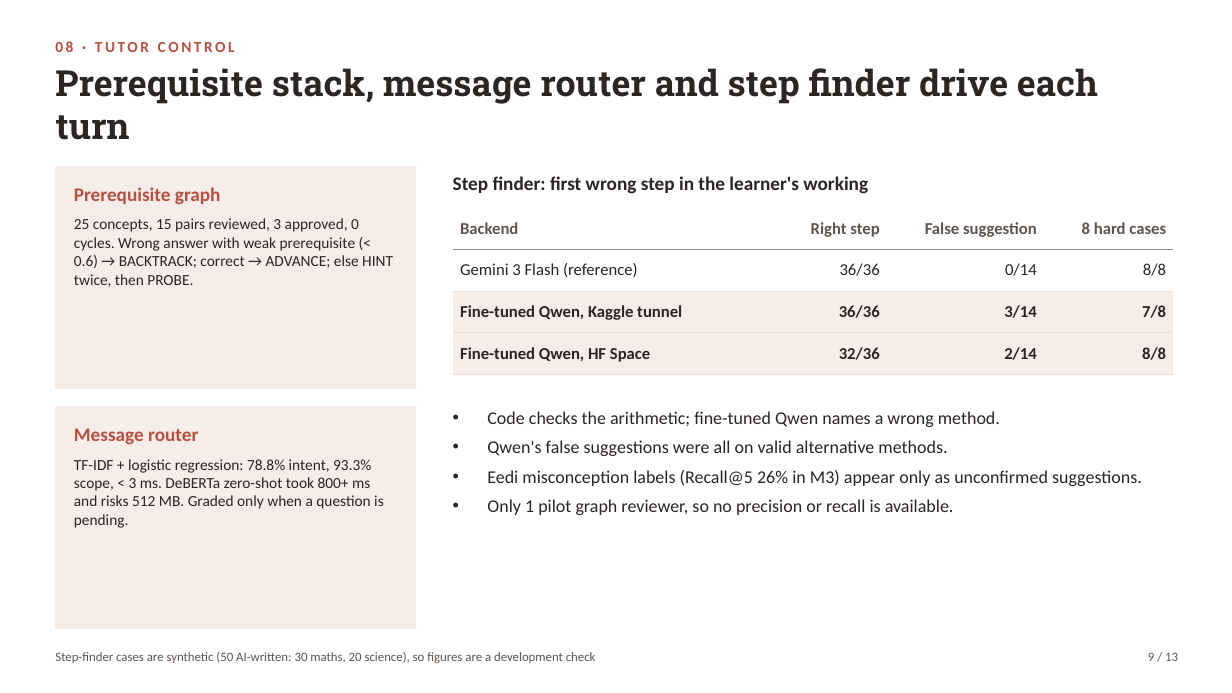
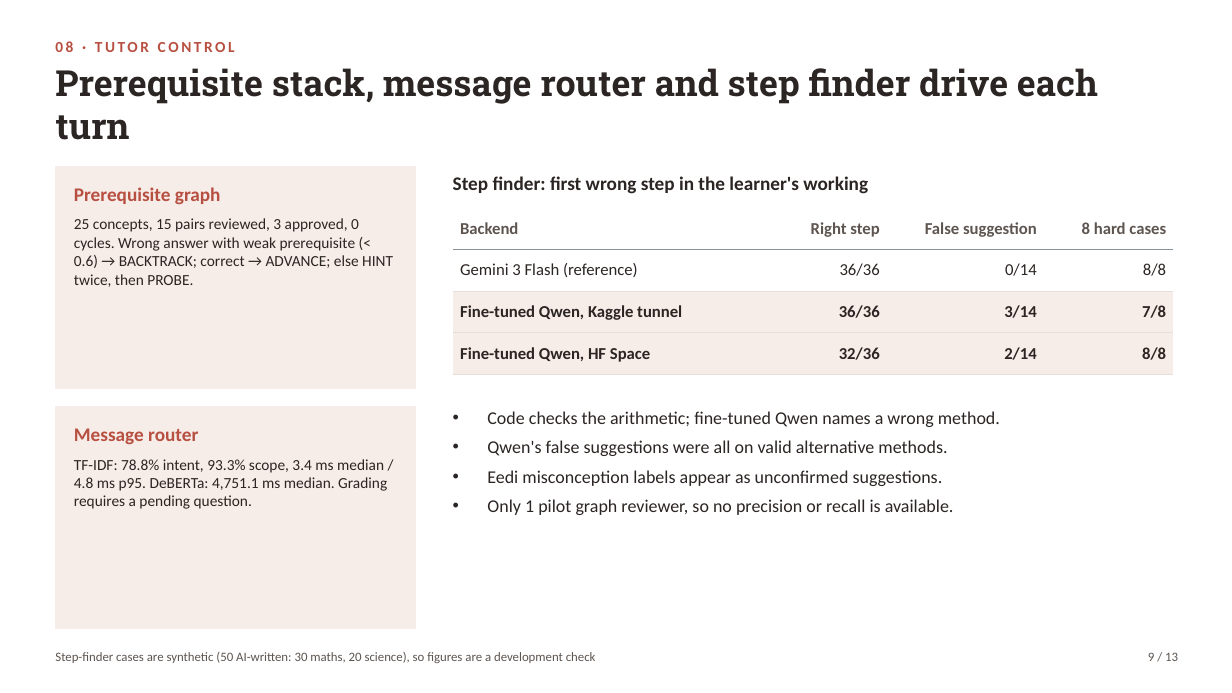
Before and after one commit to Hariomkr147/Group-2-DS-and-AI-Lab-Project, a slide deck: slide 9 of docs/milestone 4/M4_Presentation.pptx. Drawn at 1232x693 pixels with LibreOffice and Linux fonts; fonts in the diff are those of the drawing. Boxes give left, top, right and bottom in pixels: in the first picture for what was removed or moved away, otherwise in the second. Text is boxed around its words. In the diff, an @@ line names an element or a change of style, - is before the commit and + after.

```diff
--- a/docs/milestone 4/M4_Presentation.pptx
+++ b/docs/milestone 4/M4_Presentation.pptx
@@ text at <box>74,459,387,509</box>: text changed @@
-TF-IDF + logistic regression: 78.8% intent, 93.3% scope, < 3 ms. DeBERTa zero-shot took 800+ ms and risks 512 MB. Graded only when a question is pending.
+TF-IDF: 78.8% intent, 93.3% scope, 3.4 ms median / 4.8 ms p95. DeBERTa: 4,751.1 ms median. Grading requires a pending question.
@@ text at <box>487,470,943,486</box>: text changed @@
-• Eedi misconception labels (Recall@5 26% in M3) appear only as unconfirmed suggestions.
+• Eedi misconception labels appear as unconfirmed suggestions.
```
Also in this commit, not shown: 12 other slides changed, 6 other files.
